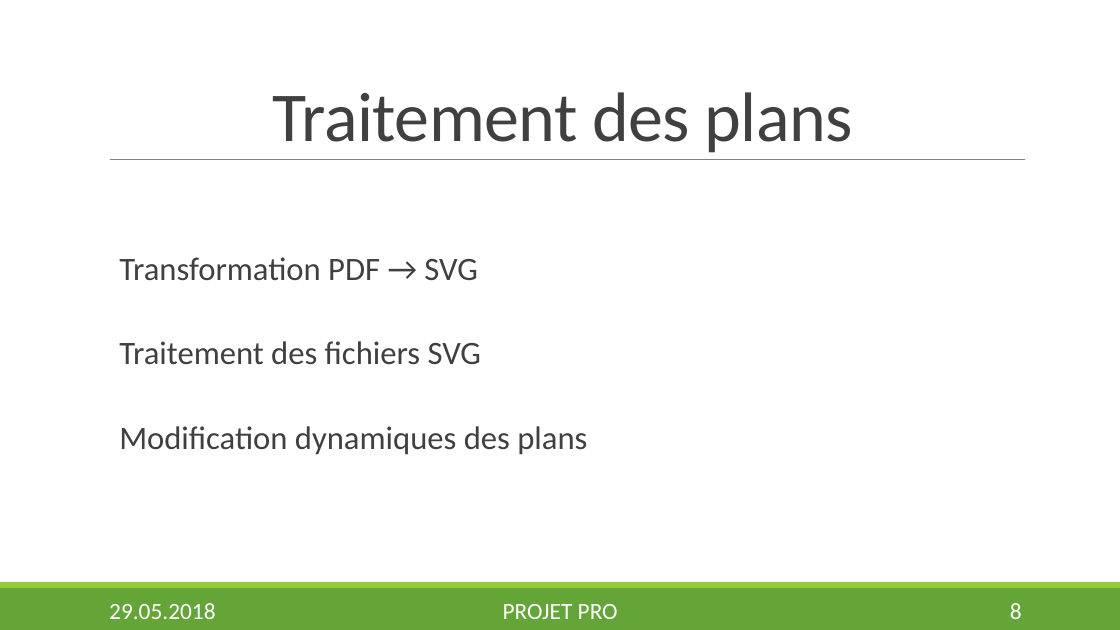
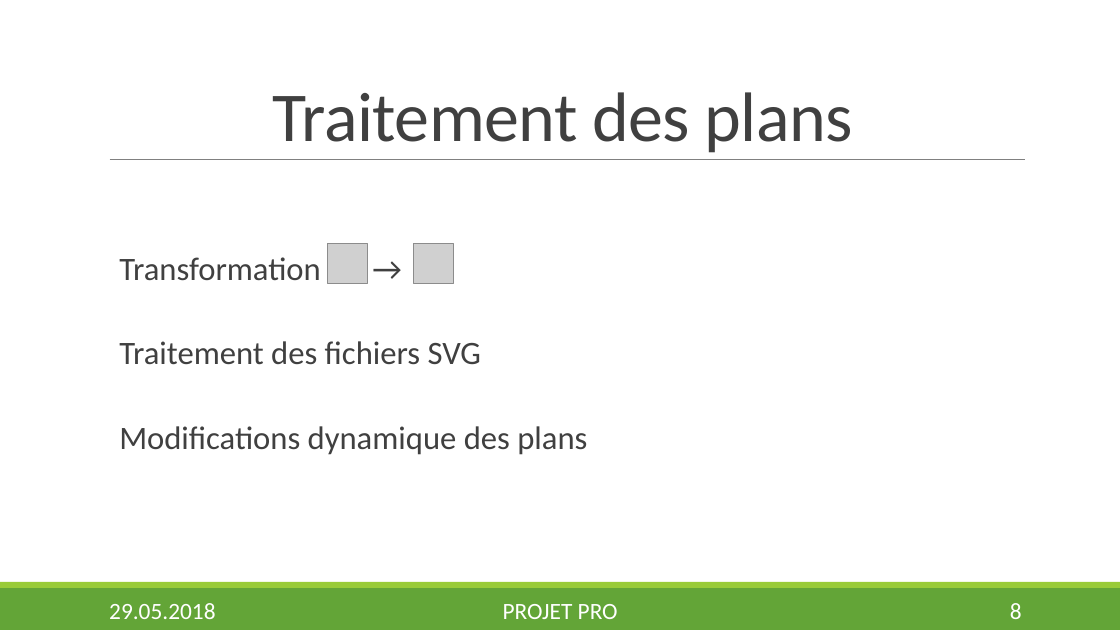
Before and after one commit to Nyahon/PRO, a slide deck: slide 8 of presentation/DaryllFinal.pptx. Drawn at 1120x630 pixels with LibreOffice and Linux fonts; fonts in the diff are those of the drawing; grey boxes stand for pictures; background and template pictures are left out. Boxes give left, top, right and bottom in pixels: in the first picture for what was removed or moved away, otherwise in the second. Text is boxed around its words. In the diff, an @@ line names an element or a change of style, - is before the commit and + after.

```diff
--- a/presentation/DaryllFinal.pptx
+++ b/presentation/DaryllFinal.pptx
@@ text at box(119, 257, 321, 281): text changed @@
-  Transformation PDF → SVG
+  Transformation →
@@ picture added at box(328, 244, 367, 283) @@
@@ picture added at box(413, 244, 453, 283) @@
@@ text at box(119, 426, 587, 455): text changed @@
-  Modification dynamiques des plans
+  Modifications dynamique des plans
```
Also in this commit, not shown: 9 other slides changed, 3 other files.
